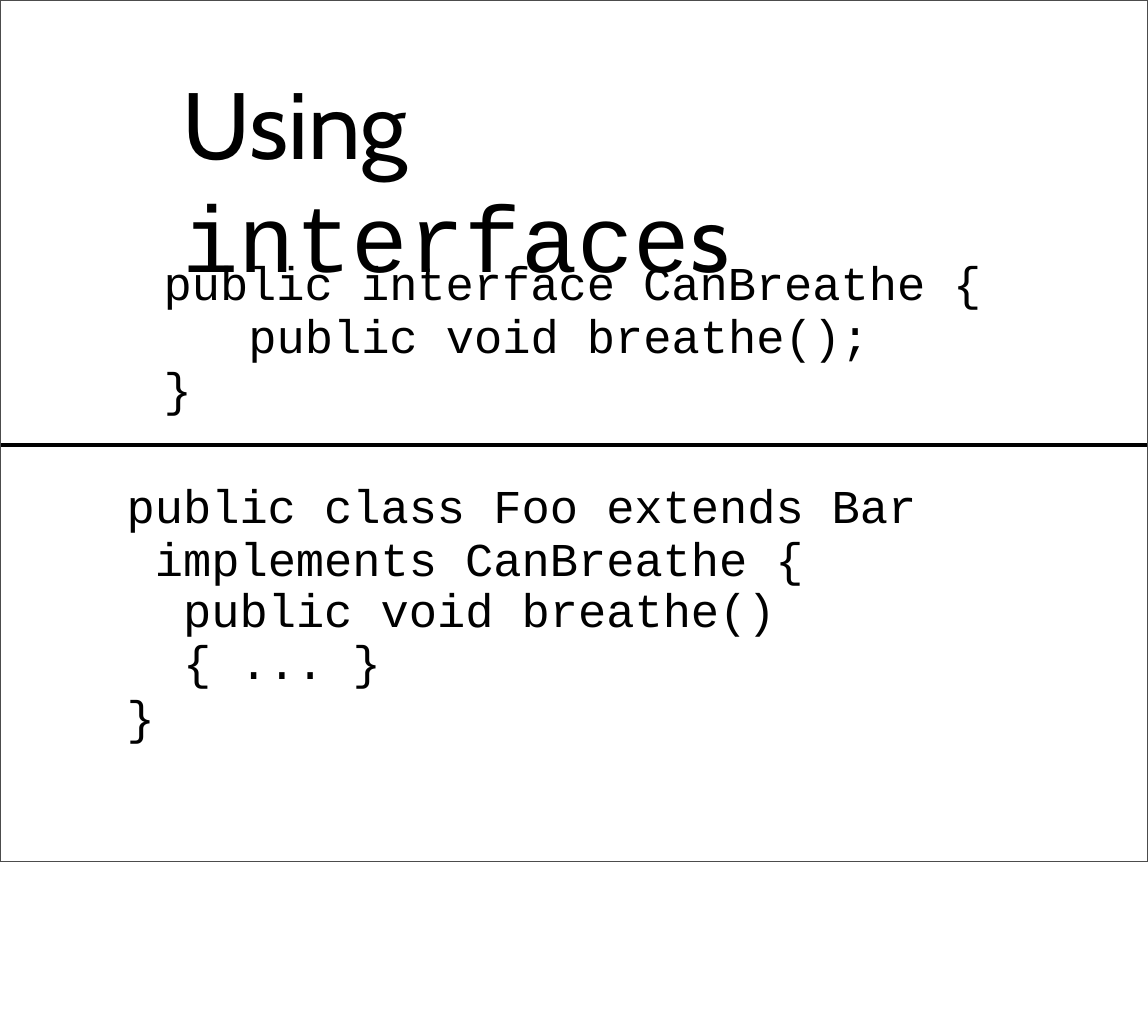
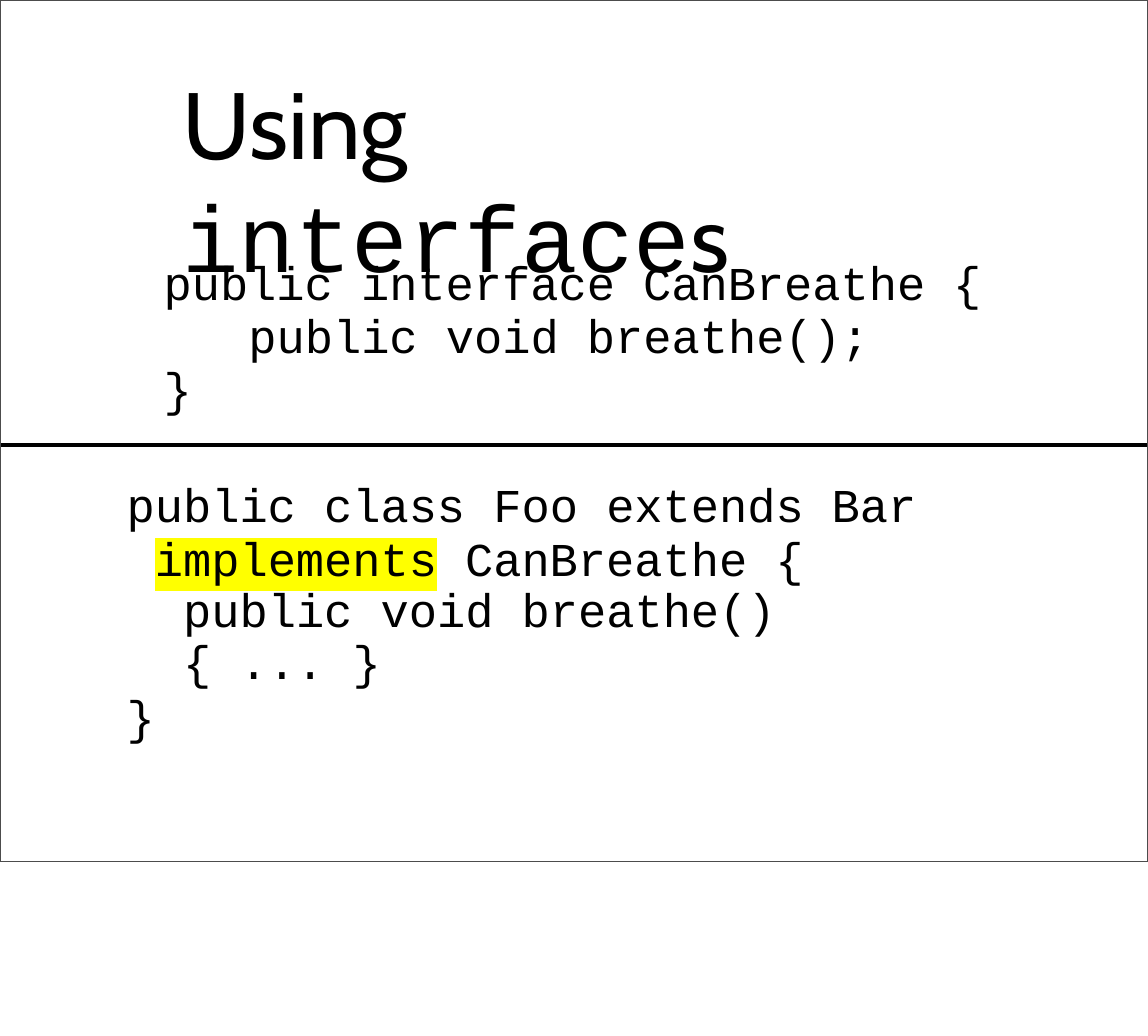
Before and after one commit to mjalalit/COMP110, a slide deck: slide 61 of lecture/week_15/Lecture 21.pptx. Drawn at 1148x1036 pixels with LibreOffice and Linux fonts; fonts in the diff are those of the drawing. Boxes give left, top, right and bottom in pixels: in the first picture for what was removed or moved away, otherwise in the second. Text is boxed around its words. In the diff, an @@ line names an element or a change of style, - is before the commit and + after.

```diff
--- a/lecture/week_15/Lecture 21.pptx
+++ b/lecture/week_15/Lecture 21.pptx
@@ text at box(127, 489, 917, 586): highlight none to #FFFF00 in "implements" @@
```
Also in this commit, not shown: 2 other slides changed, 8 other files.
